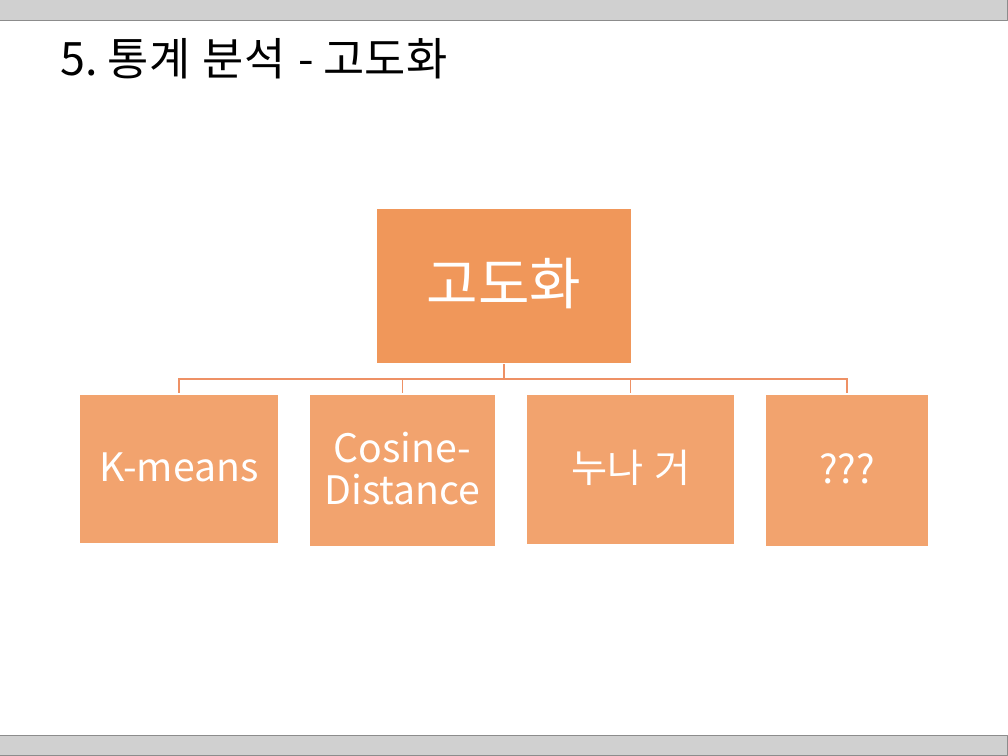
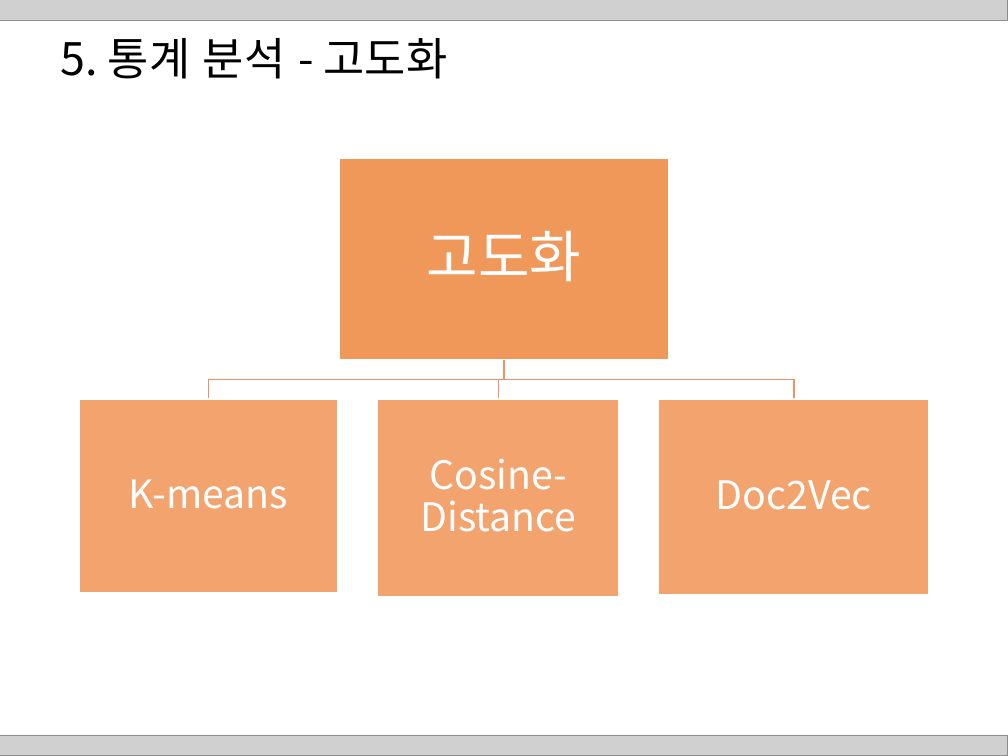
Before and after one commit to HaYongdae/issuewhatshow, a slide deck: slide 21 of doc/최종 PPT.pptx. Drawn at 1008x756 pixels with LibreOffice and Linux fonts; fonts in the diff are those of the drawing; grey boxes stand for pictures. Boxes give left, top, right and bottom in pixels: in the first picture for what was removed or moved away, otherwise in the second. Text is boxed around its words. In the diff, an @@ line names an element or a change of style, - is before the commit and + after.

```diff
--- a/doc/최종 PPT.pptx
+++ b/doc/최종 PPT.pptx
@@ text "고도화": place and size @@
-text "고도화" at box(427, 257, 581, 309)
+text "고도화" at box(427, 230, 581, 282)
@@ rectangle: place and size @@
-rectangle at box(377, 209, 632, 364)
+rectangle at box(339, 158, 669, 360)
@@ freeform shape: place and size @@
-freeform shape at box(179, 364, 504, 394)
+freeform shape at box(209, 360, 504, 399)
@@ freeform shape: place and size @@
-freeform shape at box(402, 364, 504, 394)
+freeform shape at box(493, 360, 503, 399)
@@ freeform shape: place and size @@
-freeform shape at box(504, 364, 847, 394)
+freeform shape at box(504, 360, 794, 399)
@@ text "K-means": place and size @@
-text "K-means" at box(99, 452, 258, 482)
+text "K-means" at box(129, 479, 288, 509)
@@ rectangle: place and size @@
-rectangle at box(80, 394, 279, 544)
+rectangle at box(79, 399, 338, 594)
@@ text "Cosine-Distance": place and size @@
-text "Cosine-Distance" at box(325, 431, 481, 505)
+text "Cosine-Distance" at box(420, 458, 576, 532)
@@ rectangle: place and size @@
-rectangle at box(309, 394, 496, 546)
+rectangle at box(377, 399, 619, 597)
@@ rectangle: place and size @@
-rectangle at box(765, 394, 928, 546)
+rectangle at box(658, 399, 928, 595)
@@ group removed at box(504, 364, 928, 546): 2 texts, 1 freeform shape, 1 rectangle @@
-누나 거
-???
@@ text added at box(716, 480, 872, 510), 28 pt, text #FFFFFF @@
+Doc2Vec
```
Also in this commit, not shown: 13 other slides changed, 1 slide added, 1 slide removed.
